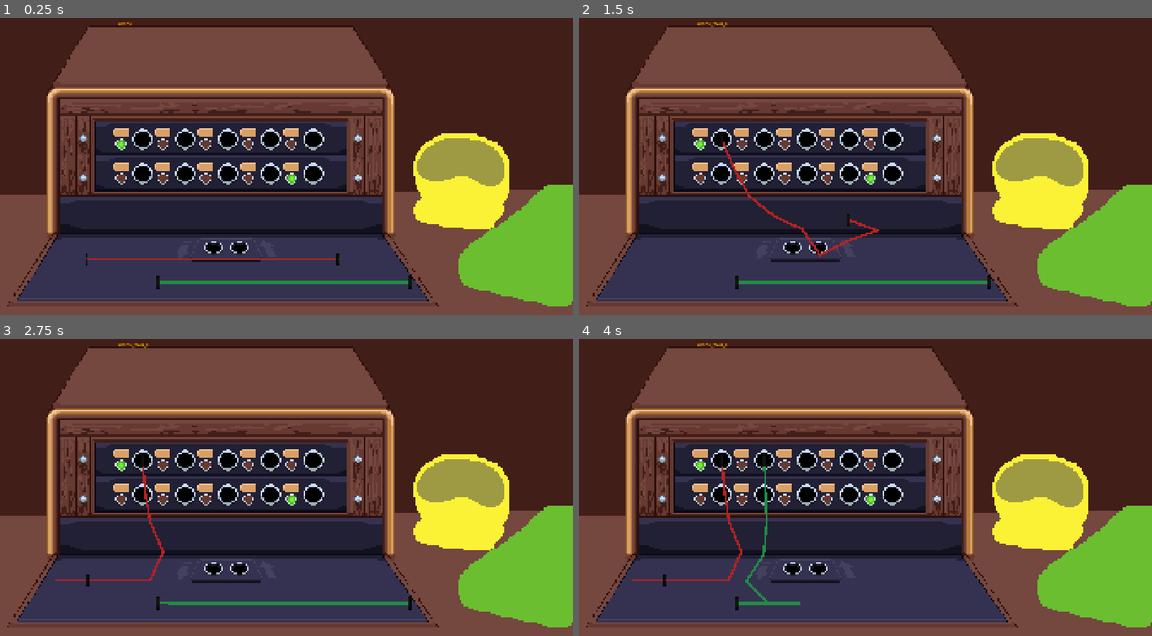
Above: before the commit, frames 1-4 (two rows, left to right).
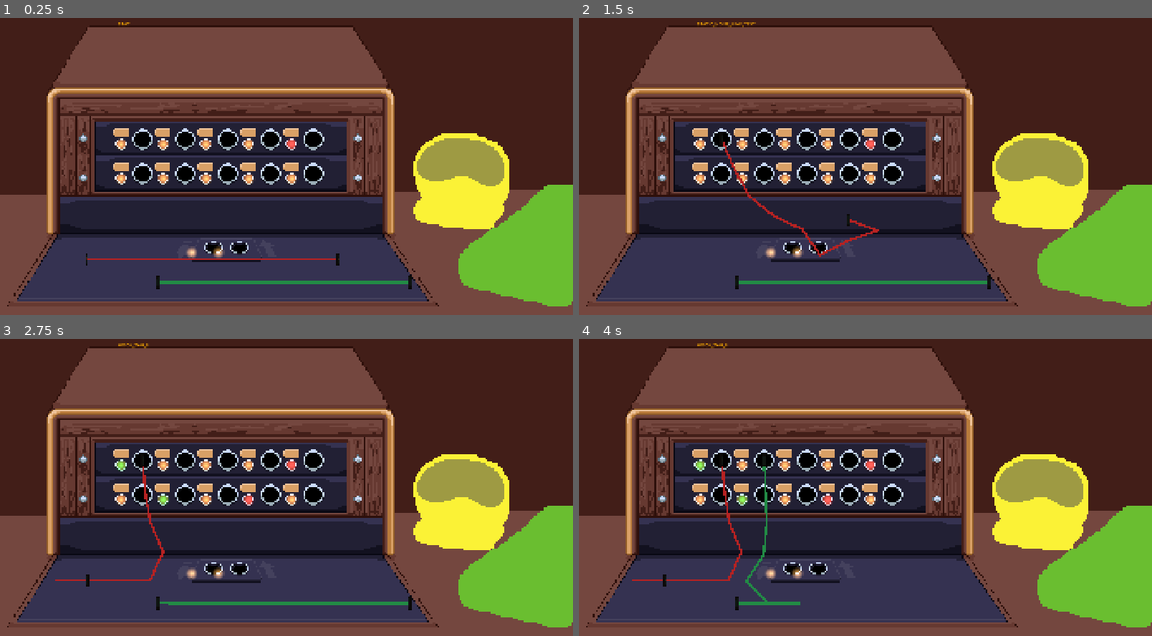
Above: after the commit, the same moments.

Repository: JPlimajots/chinese-whispers
Game: Godot game, scene res://scenes/main.tscn
The game is run twice, just before and just after one commit, with the same random seed, the same clock (stepped at 60 frames per second) and the same inputs. The engine's default icon, where the game draws it, is replaced by a stand-in: a white triangle on a blue panel in a dark square.
Inputs (mouse positions are in pixels of both pictures, inside the frame that each line leads up to):
- Up to frame 1 (0.25 s): no input
- Up to frame 2 (1.5 s): tap Enter at 0.5 s; drag from (664, 258) to (722, 139) at 0.52 s; drag from (911, 258) to (722, 139) at 1.27 s
- Up to frame 3 (2.75 s): move the mouse to (160, 603) at 2.02 s; press the mouse at (160, 603) at 2.03 s
- Up to frame 4 (4 s): release the mouse at (739, 603) at 2.75 s; drag from (985, 603) to (762, 460) at 2.77 s; move the mouse to (1037, 523) at 3.52 s; press the mouse at (1037, 523) at 3.53 s

The runs differ from the first frame. In frame 1, 0.7% of the frame differs, in the area x 20-52%, y 1-81%; in frame 2, 0.8%; in frame 3, 0.7%; in frame 4, 0.7%.

Commit message:
fix: update connection validation to parse narrative IDs and resolve led timer bugs

Diff:
--- a/scenes/main.tscn
+++ b/scenes/main.tscn
@@ -23,7 +23,6 @@
 [node name="PortA1" parent="." unique_id=1841993091 instance=ExtResource("1_0wfyh")]
 position = Vector2(478, 492)
 grid_pos = "A1"
-current_light = "green"
 
 [node name="PortA2" parent="." unique_id=1246378384 instance=ExtResource("1_0wfyh")]
 position = Vector2(620, 492)
@@ -60,7 +59,6 @@
 [node name="PortB5" parent="." unique_id=1226192632 instance=ExtResource("1_0wfyh")]
 position = Vector2(1050, 607)
 grid_pos = "B5"
-current_light = "green"
 
 [node name="Adapter" parent="." unique_id=175394667 instance=ExtResource("5_tbgi4")]
 position = Vector2(715, 855)
--- a/scenes/port.tscn
+++ b/scenes/port.tscn
@@ -16,7 +16,7 @@
 gradient = SubResource("Gradient_4bvp8")
 fill = 1
 fill_from = Vector2(0.5, 0.5)
-fill_to = Vector2(1, 0.5)
+fill_to = Vector2(1, 0.6)
 
 [node name="Port" type="Area2D" unique_id=1841993091 groups=["ports"]]
 script = ExtResource("1_4bvp8")
@@ -29,3 +29,5 @@
 position = Vector2(-72, 16)
 scale = Vector2(0.6523437, 0.65625006)
 texture = SubResource("GradientTexture2D_opbk4")
+
+[node name="LedTimer" type="Timer" parent="." unique_id=2120705370]
--- a/scripts/connection_manager.gd
+++ b/scripts/connection_manager.gd
@@ -31,15 +31,10 @@
 	"B5_green": "Restaurant"
 }
 
-# Exemplo provisório
-var active_gabarito: Dictionary = {
-	"A1_green": "B5_green",
-	"A1_red": "B1_red"
-}
 
 func _ready() -> void:
 	NarrativeManager.reset_call_pool()
-	spawn_next_call()
+	call_deferred("spawn_next_call")
 
 
 func evaluate_new_connection(trigger_port: Area2D) -> void:
@@ -110,38 +105,62 @@
 
 
 func _validate_connection(origin_port: Area2D, destination_port: Area2D, path: Array) -> void:
-	var origin_id = origin_port.get_full_id()
-	var destination_id = destination_port.get_full_id()
-	var caller_name = DIRECTORY.get(origin_id, origin_id)
-	var target_name = DIRECTORY.get(destination_id, destination_id)
+	var call_data: Dictionary = NarrativeManager.NARRATIVES.get(current_call_id, {})
+
+	if call_data.is_empty():
+		print("\n⚪ Linha fantasma: Conexão feita, mas não há chamada na linha.")
+		return
+
+	var origin_grid = origin_port.get_full_id()
+	var destination_grid = destination_port.get_full_id()
 	var first_cable = origin_port.connected_pin.get_parent()
 	var last_cable = destination_port.connected_pin.get_parent()
-
-	if first_cable.cable_color != origin_port.current_light and origin_port.current_light != "none":
-		print("\n📵 LIGAÇÃO CAIU! O cabo [", first_cable.cable_color, "] não serve para a chamada [", origin_port.current_light, "].")
-		print("Tentativa: ", path)
+	var caller_id: String = call_data["caller_id"] # Ex: "A1_red"
+	var expected_origin_grid = caller_id.split("_")[0] # Ex: "A1"
+	var expected_origin_color = caller_id.split("_")[1] # Ex: "red"
+	var caller_name = DIRECTORY.get(caller_id, caller_id)
+
+	if origin_grid != expected_origin_grid:
+		print("\n⚪ Linha cruzada: A origem plugada (", origin_grid, ") não é quem está chamando (", expected_origin_grid, ").")
+		connection_dropped.emit(caller_name, "Origem incorreta")
+		return
+
+	if first_cable.cable_color != expected_origin_color:
+		print("\n📵 LIGAÇÃO CAIU! O cabo [", first_cable.cable_color, "] não serve para a chamada [", expected_origin_color, "].")
 		connection_dropped.emit(caller_name, "Cabo incompatível na origem")
 		return
 
-	if active_gabarito.has(origin_id):
-		var expected_destination = active_gabarito[origin_id]
-
-		if destination_id == expected_destination and last_cable.cable_color == destination_port.current_light:
+	var correct_id: String = call_data["correct_target"] # Ex: "B1_red"
+	var correct_grid = correct_id.split("_")[0]
+	var correct_color = correct_id.split("_")[1]
+	var correct_name = DIRECTORY.get(correct_id, correct_id)
+
+	if destination_grid == correct_grid:
+		if last_cable.cable_color == correct_color:
 			print("\n🟢 CONEXÃO ESTABELECIDA COM SUCESSO!")
 			print("Caminho físico: ", path)
-			print(caller_name, " está conversando com ", target_name, ".")
-			connection_success.emit(caller_name, target_name)
+			connection_success.emit(caller_name, correct_name)
+			_clear_current_call_visuals(current_call_id)
+			_advance_narrative(call_data.get("next_trigger_success"))
 		else:
+			print("\n📵 LIGAÇÃO CAIU! Destino certo, mas cor do pino errada no final.")
+			connection_dropped.emit(caller_name, "Cabo incompatível no destino")
+		return
+
+	for wrong_id in call_data.get("wrong_targets", {}).keys():
+		var wrong_grid = wrong_id.split("_")[0]
+		if destination_grid == wrong_grid:
+			var chaos_data = call_data["wrong_targets"][wrong_id]
+			var wrong_name = DIRECTORY.get(wrong_id, wrong_id)
 			print("\n🔴 INSTABILIDADE NA LINHA! INSTALAÇÃO DO CAOS!")
 			print("Caminho físico: ", path)
-			if destination_id == expected_destination:
-				print("Causa do Caos: Destino correto (", target_name, "), mas o cabo usado na chegada foi [", last_cable.cable_color, "] em vez de [", destination_port.current_light, "]!")
-			else:
-				print("Causa do Caos: Era para ", caller_name, " falar com ", DIRECTORY.get(expected_destination), ", mas caiu no(a) ", target_name, "!")
-			connection_chaos.emit(caller_name, target_name, origin_id, destination_id)
-	else:
-		print("\n⚪ Linha fantasma: Conexão feita entre ", caller_name, " e ", target_name, ", mas ninguém ligou.")
-
+			connection_chaos.emit(caller_name, wrong_name, caller_id, wrong_id)
+			_clear_current_call_visuals(current_call_id)
+			_advance_narrative(chaos_data.get("next_trigger"))
+			return
+
+	print("\n⚪ Linha cruzada: O jogador plugou em um lugar irrelevante para essa chamada.")
+	connection_dropped.emit(caller_name, "Destino não mapeado na narrativa atual")
 
 
 func spawn_next_call():
@@ -155,7 +174,29 @@
 	NarrativeManager.available_calls.erase(random_call)
 	current_call_id = random_call
 	print(">> O telefone toca! Nova chamada recebida: ", current_call_id)
-	new_call_started.emit(current_call_id)
+	#new_call_started.emit(current_call_id)
+	var call_data = NarrativeManager.NARRATIVES[random_call]
+	var caller_id: String = call_data["caller_id"]
+	var caller_color: String = caller_id.split("_")[1]
+	var caller_port = _get_port_by_id(caller_id)
+
+	if caller_port:
+		caller_port.set_led_blinking(caller_color, 0.1)
+		await get_tree().create_timer(1.5).timeout
+		caller_port.set_led_solid(caller_color)
+		new_call_started.emit(current_call_id)
+
+		var correct_id: String = call_data["correct_target"]
+		var correct_color: String = correct_id.split("_")[1]
+		var correct_port = _get_port_by_id(correct_id)
+		if correct_port:
+			correct_port.set_led_blinking(correct_color, 0.5)
+
+		for wrong_id in call_data.get("wrong_targets", {}).keys():
+			var wrong_color: String = wrong_id.split("_")[1]
+			var wrong_port = _get_port_by_id(wrong_id)
+			if wrong_id:
+				wrong_port.set_led_blinking(wrong_color, 0.5)
 
 
 func _advance_narrative(next_id):
@@ -166,3 +207,31 @@
 	else:
 		print(">> Fim deste atendimento. Aguardando a próxima ligação...")
 		spawn_next_call()
+
+
+func _get_port_by_id(target_id: String):
+	var parts = target_id.split("_")
+	var target_grid = parts[0]
+	var all_ports = get_tree().get_nodes_in_group("panel_ports")
+
+	for port in all_ports:
+		if port.grid_pos == target_grid:
+			return port
+
+	print("⚠️ AVISO: Porta física não encontrada para o ID -> ", target_id)
+	return null
+
+
+func _clear_current_call_visuals(call_id: String):
+	var call_data = NarrativeManager.NARRATIVES.get(call_id, {})
+	if call_data.is_empty(): return
+
+	var caller_port = _get_port_by_id(call_data["caller_id"])
+	if caller_port: caller_port.set_led_idle()
+
+	var correct_port = _get_port_by_id(call_data["correct_target"])
+	if correct_port: correct_port.set_led_idle()
+
+	for wrong_id in call_data.get("wrong_targets", {}).keys():
+		var wrong_port = _get_port_by_id(wrong_id)
+		if wrong_port: wrong_port.set_led_idle()
--- a/scripts/narrative_manager.gd
+++ b/scripts/narrative_manager.gd
@@ -3,19 +3,19 @@
 
 const NARRATIVES: Dictionary = {
 	"01_seed": {
-		"caller_id": "CALLER_SEED_1",
+		"caller_id": "A1_red",
 		"initial_text": "HOOK_TAG_1",
 		# Caminho principal (sucesso)
-		"correct_target": "CORRECT_TARGET_1",
+		"correct_target": "B1_red",
 		"success_text": "SUCCESS_REPLY_1A",
 		 "next_trigger_success": null,
 
 		"wrong_targets": {
-			"WRONG_TARGET_B_1": {
+			"A4_red": {
 				"chaos_text": "CHAOS_REPLY_1B",
 				"next_trigger": null
 			},
-			"WRONG_TARGET_C_1": {
+			"B5_green": {
 				"chaos_text": "CHAOS_REPLY_1C",
 				"next_target": null
 			}
@@ -23,19 +23,19 @@
 	},
 
 	"02_seed": {
-		"caller_id": "CALLER_SEED_2",
+		"caller_id": "B2_green",
 		"initial_text": "HOOK_TAG_2",
 		# Caminho principal (sucesso)
-		"correct_target": "CORRECT_TARGET_2",
+		"correct_target": "B3_green",
 		"success_text": "SUCCESS_REPLY_2A",
 		 "next_trigger_success": null,
 
 		"wrong_targets": {
-			"WRONG_TARGET_B_2": {
+			"A2_green": {
 				"chaos_text": "CHAOS_REPLY_2B",
 				"next_trigger": null
 			},
-			"WRONG_TARGET_C_2": {
+			"B4_red": {
 				"chaos_text": "CHAOS_REPLY_2C",
 				"next_target": null
 			}
@@ -43,20 +43,20 @@
 	},
 
 	"03_seed": {
-		"caller_id": "CALLER_SEED_3",
+		"caller_id": "A3_green",
 		"initial_text": "HOOK_TAG_3",
 		# Caminho principal (sucesso)
-		"correct_target": "CORRECT_TARGET_3",
+		"correct_target": "B2_red",
 		"success_text": "SUCCESS_REPLY_3A",
 		 "next_trigger_success": null,
 
 		# Mapeamento de erros
 		"wrong_targets": {
-			"WRONG_TARGET_B_3": {
+			"A4_red": {
 				"chaos_text": "CHAOS_REPLY_3B",
 				"next_trigger": null
 			},
-			"WRONG_TARGET_C_3": {
+			"B5_green": {
 				"chaos_text": "CHAOS_REPLY_3C",
 				"next_target": null
 			}
@@ -64,20 +64,20 @@
 	},
 
 	"04_seed": {
-		"caller_id": "CALLER_SEED_4",
+		"caller_id": "A1_green",
 		"initial_text": "HOOK_TAG_4",
 		# Caminho principal (sucesso)
-		"correct_target": "CORRECT_TARGET_4",
+		"correct_target": "B1_green",
 		"success_text": "SUCCESS_REPLY_4A",
 		 "next_trigger_success": null,
 
 		# Mapeamento de erros
 		"wrong_targets": {
-			"WRONG_TARGET_B_4": {
+			"A2_red": {
 				"chaos_text": "CHAOS_REPLY_4B",
 				"next_trigger": null
 			},
-			"WRONG_TARGET_C_4": {
+			"B4_red": {
 				"chaos_text": "CHAOS_REPLY_4C",
 				"next_target": null
 			}
@@ -85,20 +85,20 @@
 	},
 
 	"05_seed": {
-		"caller_id": "CALLER_SEED_5",
+		"caller_id": "B3_red",
 		"initial_text": "HOOK_TAG_5",
 		# Caminho principal (sucesso)
-		"correct_target": "CORRECT_TARGET_5",
+		"correct_target": "A5_green",
 		"success_text": "SUCCESS_REPLY_5A",
 		"next_trigger_success": null,
 
 		# Mapeamento de erros
 		"wrong_targets": {
-			"WRONG_TARGET_B_5": {
+			"B2_green": {
 				"chaos_text": "CHAOS_REPLY_5B",
 				"next_trigger": null
 			},
-			"WRONG_TARGET_C_5": {
+			"A1_red": {
 				"chaos_text": "CHAOS_REPLY_5C",
 				"next_target": null
 			}
@@ -106,20 +106,20 @@
 	},
 
 	"06_seed": {
-		"caller_id": "CALLER_SEED_6",
+		"caller_id": "A2_green",
 		"initial_text": "HOOK_TAG_6",
 		# Caminho principal (sucesso)
-		"correct_target": "CORRECT_TARGET_6",
+		"correct_target": "B4_green",
 		"success_text": "SUCCESS_REPLY_6A",
 		"next_trigger_success": null,
 
 		# Mapeamento de erros
 		"wrong_targets": {
-			"WRONG_TARGET_B_6": {
+			"A3_red": {
 				"chaos_text": "CHAOS_REPLY_6B",
 				"next_trigger": null
 			},
-			"WRONG_TARGET_C_6": {
+			"B1_red": {
 				"chaos_text": "CHAOS_REPLY_6C",
 				"next_target": null
 			}
@@ -127,20 +127,20 @@
 	},
 
 	"07_seed": {
-		"caller_id": "CALLER_SEED_7",
+		"caller_id": "B5_red",
 		"initial_text": "HOOK_TAG_7",
 		# Caminho principal (sucesso)
-		"correct_target": "CORRECT_TARGET_7",
+		"correct_target": "A4_green",
 		"success_text": "SUCCESS_REPLY_7A",
 		"next_trigger_success": null,
 
 		# Mapeamento de erros
 		"wrong_targets": {
-			"WRONG_TARGET_B_7": {
+			"B3_green": {
 				"chaos_text": "CHAOS_REPLY_7B",
 				"next_trigger": null
 			},
-			"WRONG_TARGET_C_7": {
+			"A2_red": {
 				"chaos_text": "CHAOS_REPLY_7C",
 				"next_target": null
 			}
@@ -148,20 +148,20 @@
 	},
 
 	"08_seed": {
-		"caller_id": "CALLER_SEED_8",
+		"caller_id": "A5_red",
 		"initial_text": "HOOK_TAG_8",
 		# Caminho principal (sucesso)
-		"correct_target": "CORRECT_TARGET_8",
+		"correct_target": "B2_green",
 		"success_text": "SUCCESS_REPLY_8A",
 		"next_trigger_success": null,
 
 		# Mapeamento de erros
 		"wrong_targets": {
-			"WRONG_TARGET_B_8": {
+			"A1_green": {
 				"chaos_text": "CHAOS_REPLY_8B",
 				"next_trigger": null
 			},
-			"WRONG_TARGET_C_8": {
+			"B4_red": {
 				"chaos_text": "CHAOS_REPLY_8C",
 				"next_target": null
 			}
@@ -169,20 +169,20 @@
 	},
 
 	"09_seed": {
-		"caller_id": "CALLER_SEED_9",
+		"caller_id": "B1_red",
 		"initial_text": "HOOK_TAG_9",
 		# Caminho principal (sucesso)
-		"correct_target": "CORRECT_TARGET_9",
+		"correct_target": "A3_green",
 		"success_text": "SUCCESS_REPLY_9A",
 		"next_trigger_success": null,
 
 		# Mapeamento de erros
 		"wrong_targets": {
-			"WRONG_TARGET_B_9": {
+			"B5_green": {
 				"chaos_text": "CHAOS_REPLY_9B",
 				"next_trigger": null
 			},
-			"WRONG_TARGET_C_9": {
+			"A4_red": {
 				"chaos_text": "CHAOS_REPLY_9C",
 				"next_target": null
 			}
@@ -190,20 +190,20 @@
 	},
 
 	"10_seed": {
-		"caller_id": "CALLER_SEED_10",
+		"caller_id": "A4_green",
 		"initial_text": "HOOK_TAG_10",
 		# Caminho principal (sucesso)
-		"correct_target": "CORRECT_TARGET_10",
+		"correct_target": "B3_red",
 		"success_text": "SUCCESS_REPLY_10A",
 		"next_trigger_success": null,
 
 		# Mapeamento de erros
 		"wrong_targets": {
-			"WRONG_TARGET_B_10": {
+			"A2_green": {
 				"chaos_text": "CHAOS_REPLY_10B",
 				"next_trigger": null
 			},
-			"WRONG_TARGET_C_10": {
+			"B1_green": {
 				"chaos_text": "CHAOS_REPLY_10C",
 				"next_target": null
 			}
@@ -211,20 +211,20 @@
 	},
 
 	"11_seed": {
-		"caller_id": "CALLER_SEED_11",
+		"caller_id": "B2_red",
 		"initial_text": "HOOK_TAG_11",
 		# Caminho principal (sucesso)
-		"correct_target": "CORRECT_TARGET_11",
+		"correct_target": "A1_red",
 		"success_text": "SUCCESS_REPLY_11A",
 		"next_trigger_success": null,
 
 		# Mapeamento de erros
 		"wrong_targets": {
-			"WRONG_TARGET_B_11": {
+			"B4_green": {
 				"chaos_text": "CHAOS_REPLY_11B",
 				"next_trigger": null
 			},
-			"WRONG_TARGET_C_11": {
+			"A5_green": {
 				"chaos_text": "CHAOS_REPLY_11C",
 				"next_target": null
 			}
@@ -232,20 +232,20 @@
 	},
 
 	"12_seed": {
-		"caller_id": "CALLER_SEED_12",
+		"caller_id": "A3_red",
 		"initial_text": "HOOK_TAG_12",
 		# Caminho principal (sucesso)
-		"correct_target": "CORRECT_TARGET_12",
+		"correct_target": "B5_red",
 		"success_text": "SUCCESS_REPLY_12A",
 		"next_trigger_success": null,
 
 		# Mapeamento de erros
 		"wrong_targets": {
-			"WRONG_TARGET_B_12": {
+			"A2_red": {
 				"chaos_text": "CHAOS_REPLY_12B",
 				"next_trigger": null
 			},
-			"WRONG_TARGET_C_12": {
+			"B3_green": {
 				"chaos_text": "CHAOS_REPLY_12C",
 				"next_target": null
 			}
@@ -253,41 +253,41 @@
 	},
 
 	"13_seed": {
-		"caller_id": "CALLER_SEED_13",
+		"caller_id": "B4_red",
 		"initial_text": "HOOK_TAG_13",
 		# Caminho principal (sucesso)
-		"correct_target": "CORRECT_TARGET_13",
+		"correct_target": "A5_red",
 		"success_text": "SUCCESS_REPLY_13A",
 		"next_trigger_success": null,
 
 		# Mapeamento de erros
 		"wrong_targets": {
-			"WRONG_TARGET_B_13": {
+			"B1_red": {
 				"chaos_text": "CHAOS_REPLY_13B",
 				"next_trigger": null
 			},
-			"WRONG_TARGET_C_13": {
+			"A1_green": {
 				"chaos_text": "CHAOS_REPLY_13C",
 				"next_target": null
 			}
 		}
 	},
 
-		"14_seed": {
-		"caller_id": "CALLER_SEED_14",
+	"14_seed": {
+		"caller_id": "A2_red",
 		"initial_text": "HOOK_TAG_14",
 		# Caminho principal (sucesso)
-		"correct_target": "CORRECT_TARGET_14",
+		"correct_target": "B2_green",
 		"success_text": "SUCCESS_REPLY_14A",
 		"next_trigger_success": null,
 
 		# Mapeamento de erros
 		"wrong_targets": {
-			"WRONG_TARGET_B_14": {
+			"A4_green": {
 				"chaos_text": "CHAOS_REPLY_14B",
 				"next_trigger": null
 			},
-			"WRONG_TARGET_C_14": {
+			"B5_red": {
 				"chaos_text": "CHAOS_REPLY_14C",
 				"next_target": null
 			}
--- a/scripts/port.gd
+++ b/scripts/port.gd
@@ -1,17 +1,20 @@
 extends Area2D
 
 @onready var led_glow: Sprite2D = $LedGlow
+@onready var led_timer: Timer = $LedTimer
 
 @export var grid_pos: String = ""
-@export_enum("none", "red", "green") var current_light: String = "none":
-	set(value):
-		current_light = value
-		_update_light_visuals()
+
+const COLOR_IDLE = Color("#ffb454")
+const COLOR_RED = Color("#ff3333")
+const COLOR_GREEN = Color("#33ff33")
 
 var connected_pin: Area2D = null
+var active_color: Color = COLOR_IDLE
 
 func _ready():
-	_update_light_visuals()
+	led_timer.timeout.connect(_on_led_timer_timeout)
+	set_led_idle()
 	if not grid_pos.begins_with("ADAPT"):
 		add_to_group("panel_ports")
 
@@ -21,20 +24,34 @@
 
 
 func get_full_id():
-	if current_light == "none":
-		return grid_pos
-	return grid_pos + "_" + current_light
+	return grid_pos
 
 
-func _update_light_visuals():
-	if not led_glow:
-		return
+func set_led_idle():
+	led_timer.stop()
+	led_glow.visible = true
+	led_glow.modulate = COLOR_IDLE
+	active_color = COLOR_IDLE
 
-	if current_light == "none":
-		led_glow.visible = false
-	elif current_light == "red":
-		led_glow.visible = true
-		led_glow.modulate = Color(1.0, 0.0, 0.0)
-	elif current_light == "green":
-		led_glow.visible = true
-		led_glow.modulate = Color(0.0, 1.0, 0.0)
+
+func set_led_solid(color_str: String):
+	led_timer.stop()
+	led_glow.visible = true
+	led_glow.modulate = COLOR_RED if color_str == "red" else COLOR_GREEN
+	active_color = led_glow.modulate
+
+
+func set_led_blinking(color_str: String, blink_speed: float):
+	led_timer.stop()
+	led_glow.visible = true
+	active_color = COLOR_RED if color_str == "red" else COLOR_GREEN
+	led_glow.modulate = active_color
+	led_timer.wait_time = blink_speed
+	led_timer.start()
+
+
+func _on_led_timer_timeout():
+	if led_glow.modulate == active_color:
+		led_glow.modulate = Color.TRANSPARENT
+	else:
+		led_glow.modulate = active_color
